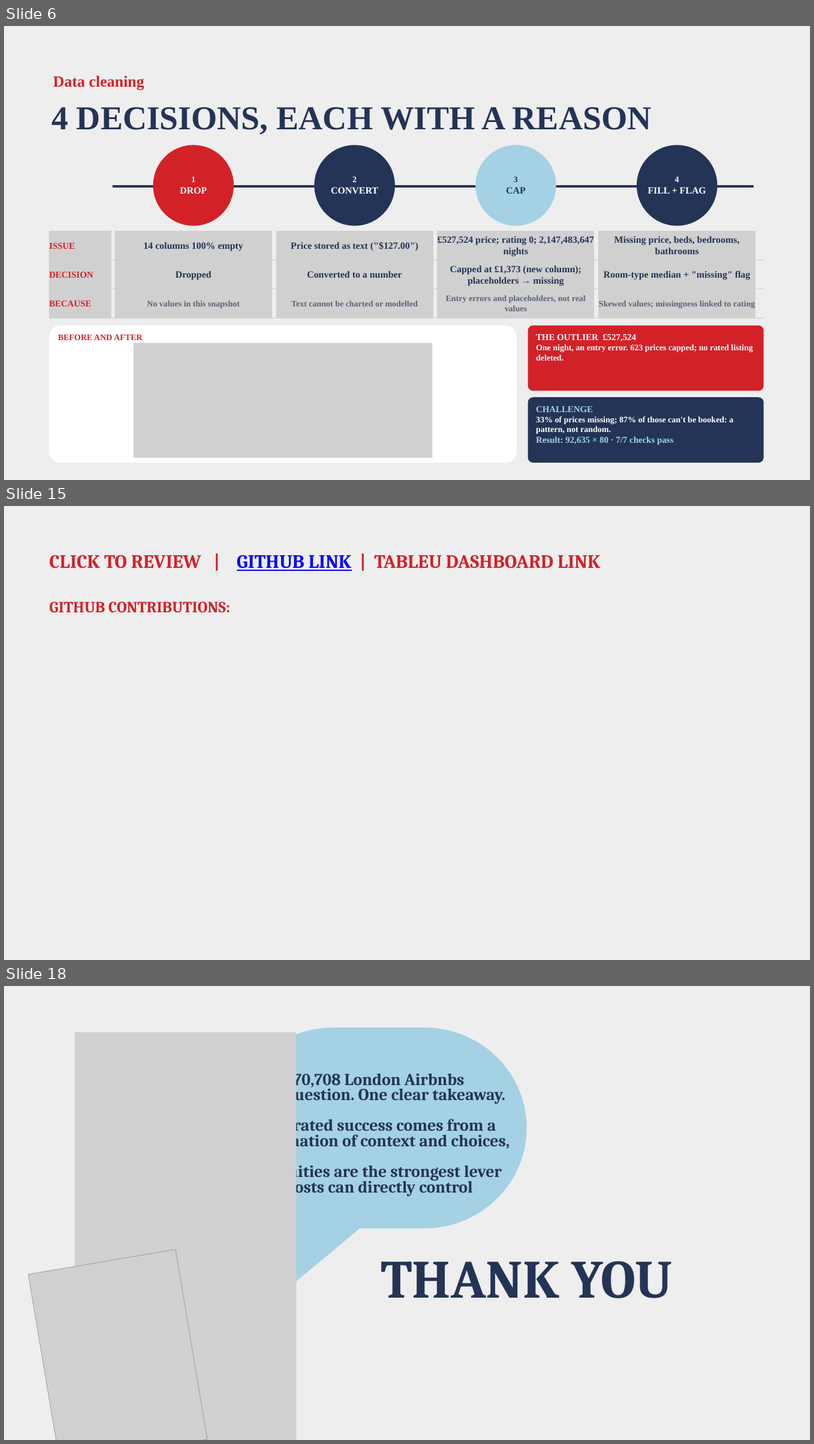
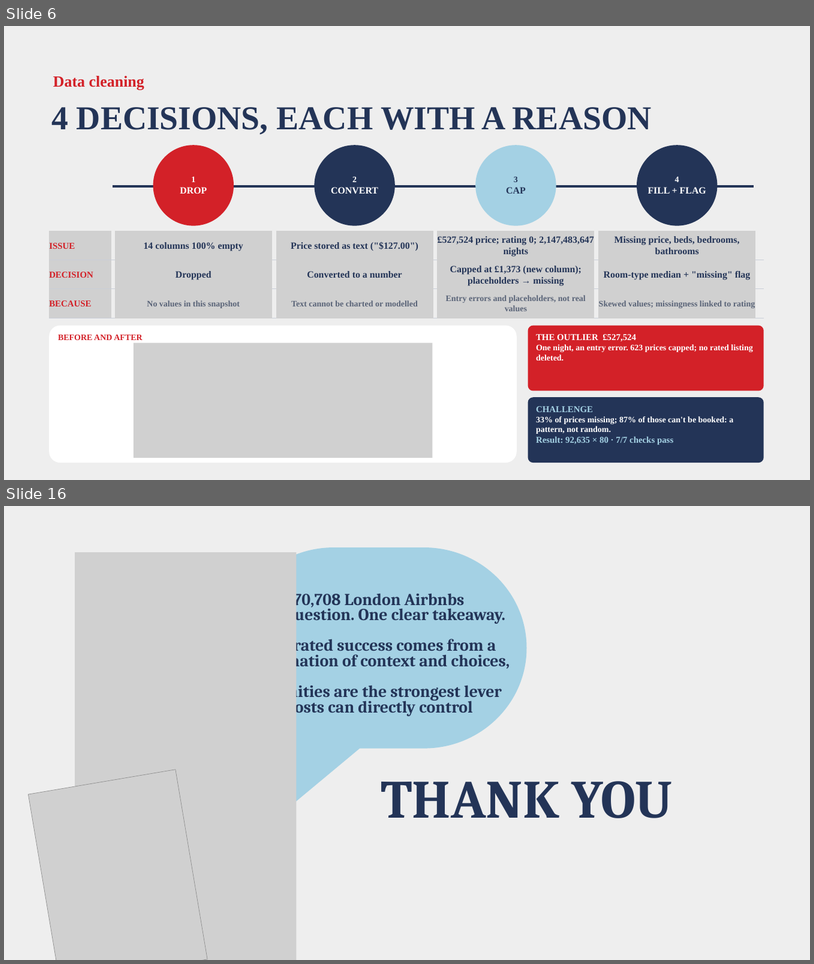
Before and after one commit to varunavy/data230-london-airbnb, a slide deck: PPT/london Airbnb.pptx. Shown one above the other, each under a label of ours: slides 6, 15 and 18 before the commit, slides 6 and 16 after it; the slides between them are not shown. The pictures are 814x1444 and 814x964 pixels, drawn with LibreOffice and Linux fonts; fonts in the diff are those of the drawing; grey boxes stand for pictures. Boxes give left, top, right and bottom in pixels: in the first picture for what was removed or moved away, otherwise in the second. Text is boxed around its words. In the diff, an @@ line names an element or a change of style, - is before the commit and + after.

```diff
--- a/PPT/london Airbnb.pptx
+++ b/PPT/london Airbnb.pptx
@@ slide 15 removed at <box>4,506,810,960</box>, background #EEEEEE @@
@@ text removed at <box>50,555,600,613</box> @@
-CLICK TO REVIEW | GITHUB LINK | TABLEU DASHBOARD LINK
-GITHUB CONTRIBUTIONS:
@@ what was slide 18 is now slide 16 @@
```
Also in this commit, not shown: 5 slides changed, 1 slide added, 2 other slides removed, 1 other file.
